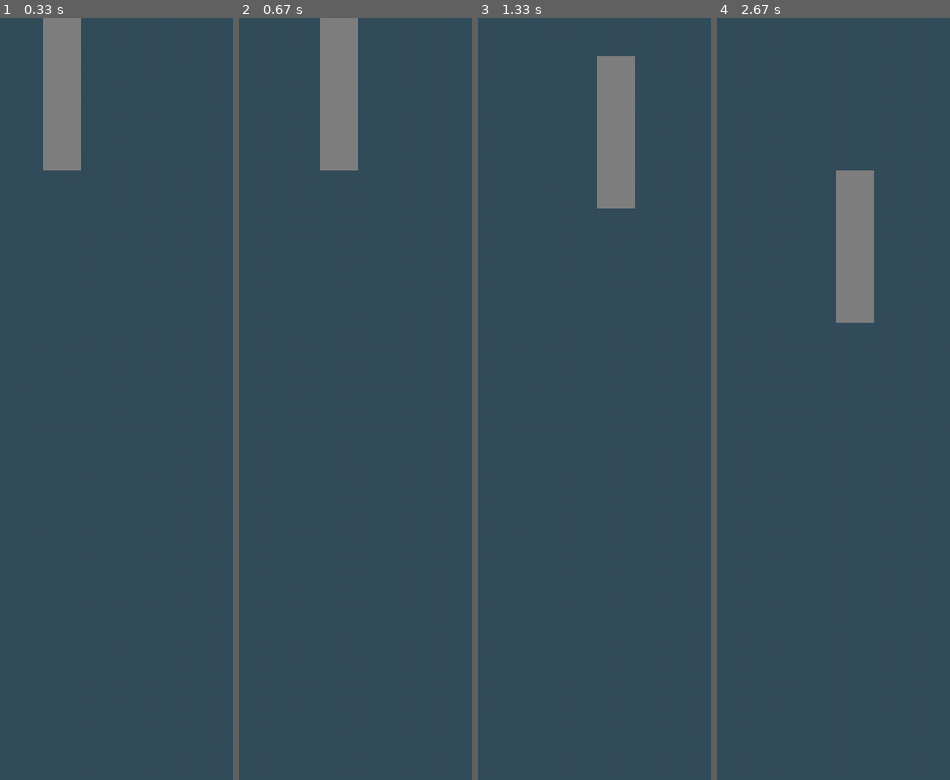
Above: before the commit, frames 1-4 (left to right).
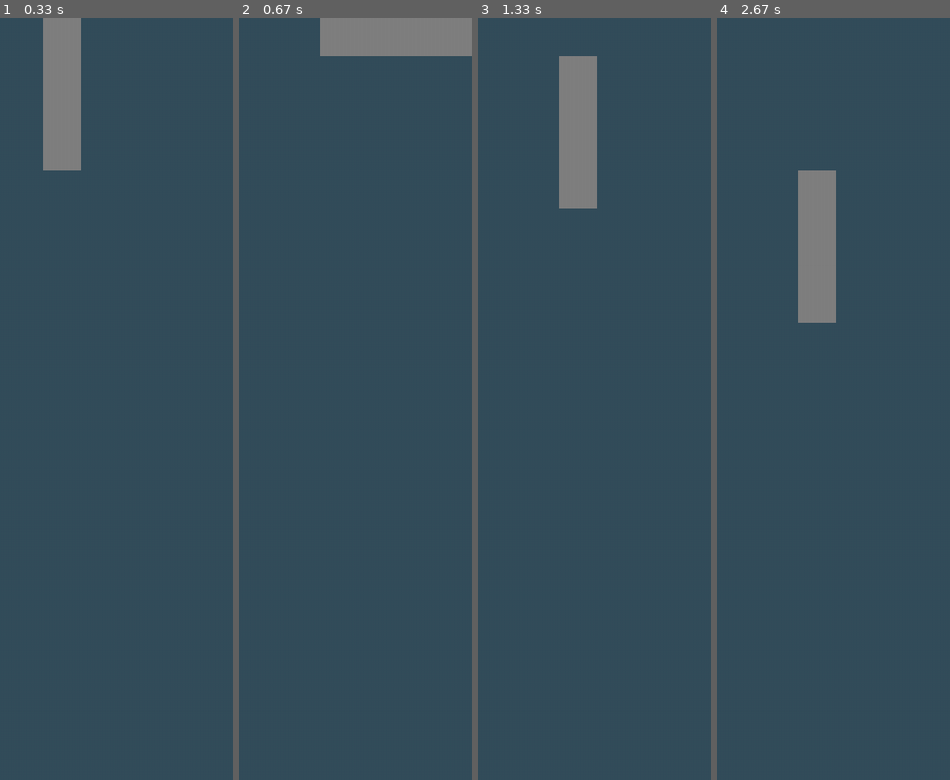
Above: after the commit, the same moments.

Repository: coolryan/TetrisGameWithPygame
Game: pygame game, started from src/main.py
The game is run twice, just before and just after one commit, with the same random seed, the same clock (stepped at 60 frames per second) and the same inputs.
Inputs:
- Up to frame 1 (0.33 s): no input
- Up to frame 2 (0.67 s): hold Space from 0.33 s (still down); hold Right from 0.33 s (still down)
- Up to frame 3 (1.33 s): release Space at 0.8 s; release Right at 0.8 s; hold Right 0.83-1.3 s; tap Space at 0.9 s
- Up to frame 4 (2.67 s): hold Right 1.33-1.8 s; tap Space at 1.4, 1.9, 2.2, 2.47 s; hold Left 1.83-2.37 s; hold Down from 2.4 s (still down)

Frame 1 is identical in both runs. In frame 2, 4.9% of the frame differs, in the area x 34-100%, y 0-20%; in frame 3, 6.5%, in the area x 34-68%, y 5-25%; in frame 4, 6.5%.

Commit message:
Add rotation. woohoo.

Diff:
--- a/src/Models/Figure.py
+++ b/src/Models/Figure.py
@@ -11,6 +11,51 @@
 from pygame.locals import *
 from constants import *
 
+shapeDictionary = {
+    I_TETROMINO: [
+        [(0,0), (0,1), (0,2), (0,3)], # RotationIndex 0
+        [(0,0), (1,0), (2,0), (3,0)], # RotationIndex 1
+        [(0,0), (0,1), (0,2), (0,3)], # RotationIndex 2
+        [(0,0), (1,0), (2,0), (3,0)]  # RotationIndex 3
+    ],
+    T_TETROMINO: [
+        [(0,0), (1,0), (2,0), (1,1)],
+        [(1,0), (1,1), (1,2), (0,1)],
+        [(0,1), (1,1), (2,1), (1,0)],
+        [(1,0), (1,1), (1,2), (2,1)]
+    ],
+    O_TETROMINO: [
+        [(0,0), (1,0), (0,1), (1,1)],
+        [(0,0), (1,0), (0,1), (1,1)],
+        [(0,0), (1,0), (0,1), (1,1)],
+        [(0,0), (1,0), (0,1), (1,1)]
+    ],
+    L_TETROMINO: [
+        [(0,0), (0,1), (0,2), (1,2)],
+        [(0,0), (1,0), (2,0), (0,1)],
+        [(0,0), (1,0), (1,1), (1,2)],
+        [(2,0), (0,1), (1,1), (2,1)]
+    ],
+    J_TETROMINO: [
+        [(1,0), (1,1), (1,2), (0,2)],
+        [(0,0), (0,1), (1,1), (2,1)],
+        [(1,0), (2,0), (1,1), (1,2)],
+        [(0,0), (1,0), (2,0), (2,1)]
+    ],
+    S_TETROMINO: [
+        [(1,0), (2,0), (0,1), (1,1)],
+        [(0,0), (0,1), (1,1), (1,2)],
+        [(1,0), (2,0), (0,1), (1,1)],
+        [(0,0), (0,1), (1,1), (1,2)]
+    ],
+    Z_TETROMINO: [
+        [(0,0), (1,0), (1,1), (2,1)],
+        [(2,0), (1,1), (2,1), (1,2)],
+        [(0,0), (1,0), (1,1), (2,1)],
+        [(2,0), (1,1), (2,1), (1,2)]
+    ]
+}
+
 # class Figure
 class Figure:
     """docstring for Figure"""
@@ -19,63 +64,23 @@
         self.x, self.y = x, y
         self.type = figureType
         self.color = COLORS[0]
-        self.rotation = 0
+        self.rotationIndex = 0
         self.size = size
         self.state = "start"
         self.isActive = isActive
 
         self.initFigure()
 
+
     # initFigure method
     def initFigure(self):
         print(f"Init figure: {self.x}, {self.y}, {self.size}, {self.type}")
 
-        if self.type == I_TETROMINO:
-            self.coordList = [(self.x, self.y+i) for i in range(4)]
+        currentCoordMap = shapeDictionary[self.type][self.rotationIndex]
+        self.coordList = [(self.x + coordOffset[0], self.y + coordOffset[1]) for coordOffset in currentCoordMap]
 
-        elif self.type == O_TETROMINO:
-            self.coordList = [
-                (self.x, self.y),
-                (self.x+1, self.y),
-                (self.x, self.y+1),
-                (self.x+1, self.y+1)
-            ]
-        elif self.type == T_TETROMINO:
-            self.coordList = [
-                (self.x, self.y),
-                (self.x+1, self.y),
-                (self.x+2, self.y),
-                (self.x+1, self.y+1)
-            ]
-        elif self.type == L_TETROMINO:
-            self.coordList = [
-                (self.x, self.y),
-                (self.x, self.y+1),
-                (self.x, self.y+2),
-                (self.x+1, self.y+2)
-            ]
-        elif self.type == J_TETROMINO:
-            self.coordList = [
-                (self.x, self.y),
-                (self.x, self.y+1),
-                (self.x, self.y+2),
-                (self.x-1, self.y+2)
-            ]
-        elif self.type == S_TETROMINO:
-            self.coordList = [
-                (self.x, self.y),
-                (self.x+1, self.y),
-                (self.x, self.y+1),
-                (self.x-1, self.y+1)
-            ]
-        elif self.type == Z_TETROMINO:
-            self.coordList = [
-                (self.x, self.y),
-                (self.x-1, self.y),
-                (self.x, self.y+1),
-                (self.x+1, self.y+1)
-            ]
         print("CoordList: ", self.coordList)
+
 
     @classmethod
     def getRandomFigure(cls, maxX, maxY, size):
@@ -104,6 +109,7 @@
         newFig = Figure(x, y, size, figureType, False)
         return newFig
 
+
     # draw method
     def draw(self, screen):
         print("Size: ", self.size)
@@ -116,6 +122,7 @@
             print(f"x: {x} y: {y}")
             rect = pygame.Rect(x, y, width, height)
             pygame.draw.rect(screen, self.color, rect)
+
 
     def setX(self, x):
         diff = self.x - x
@@ -143,6 +150,14 @@
         self.coordList = coordListTemp
 
 
+    def rotate(self):
+        self.rotationIndex = self.rotationIndex + 1
+        if self.rotationIndex > 3:
+            self.rotationIndex = 0
+
+        self.initFigure()
+
+
     # get left method
     def getLeft(self):
         listOfNumbers = []
@@ -152,6 +167,7 @@
 
         minimum = min(listOfNumbers)
         return minimum
+
 
     # get right method
     def getRight(self):
@@ -165,6 +181,7 @@
         totalMax = maximum
         return totalMax
 
+
     # get bottom method
     def getBottom(self):
         listOfNumbers = []
--- a/src/Models/Tetris.py
+++ b/src/Models/Tetris.py
@@ -160,7 +160,10 @@
 
     # rotate method
     def rotate(self):
-        pass
+        for fig in self.figures:
+            if fig.isActive:
+                fig.rotate()
+                break
 
     def willCollide(self, fig, dx, dy):
         """
--- a/src/main.py
+++ b/src/main.py
@@ -145,7 +145,7 @@
                     game.rightMove()
                     moved = True
                 if event.key == K_SPACE:
-                    #game.rotate()
+                    game.rotate()
                     moved = True
                 if event.key == K_ESCAPE:
                     game_paused = True
